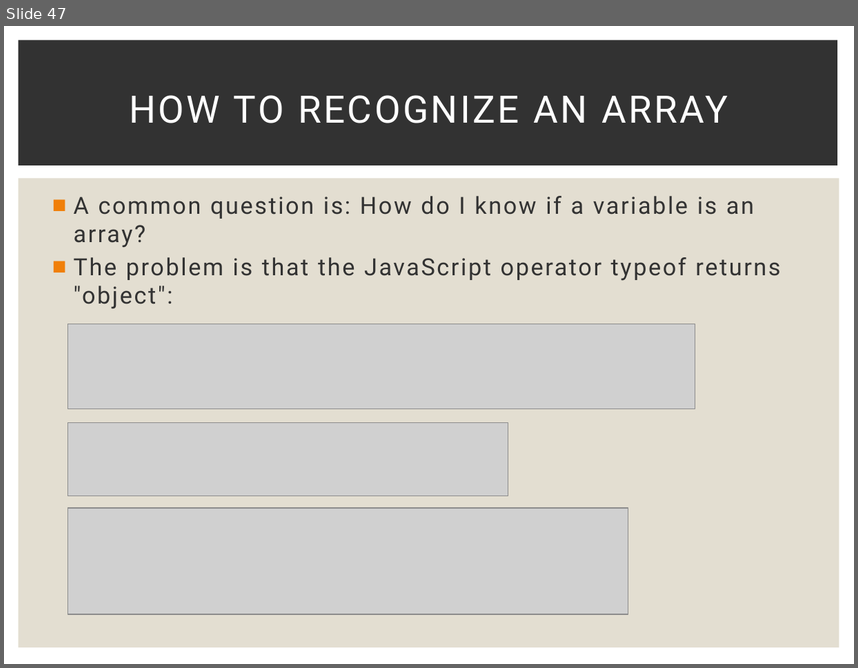
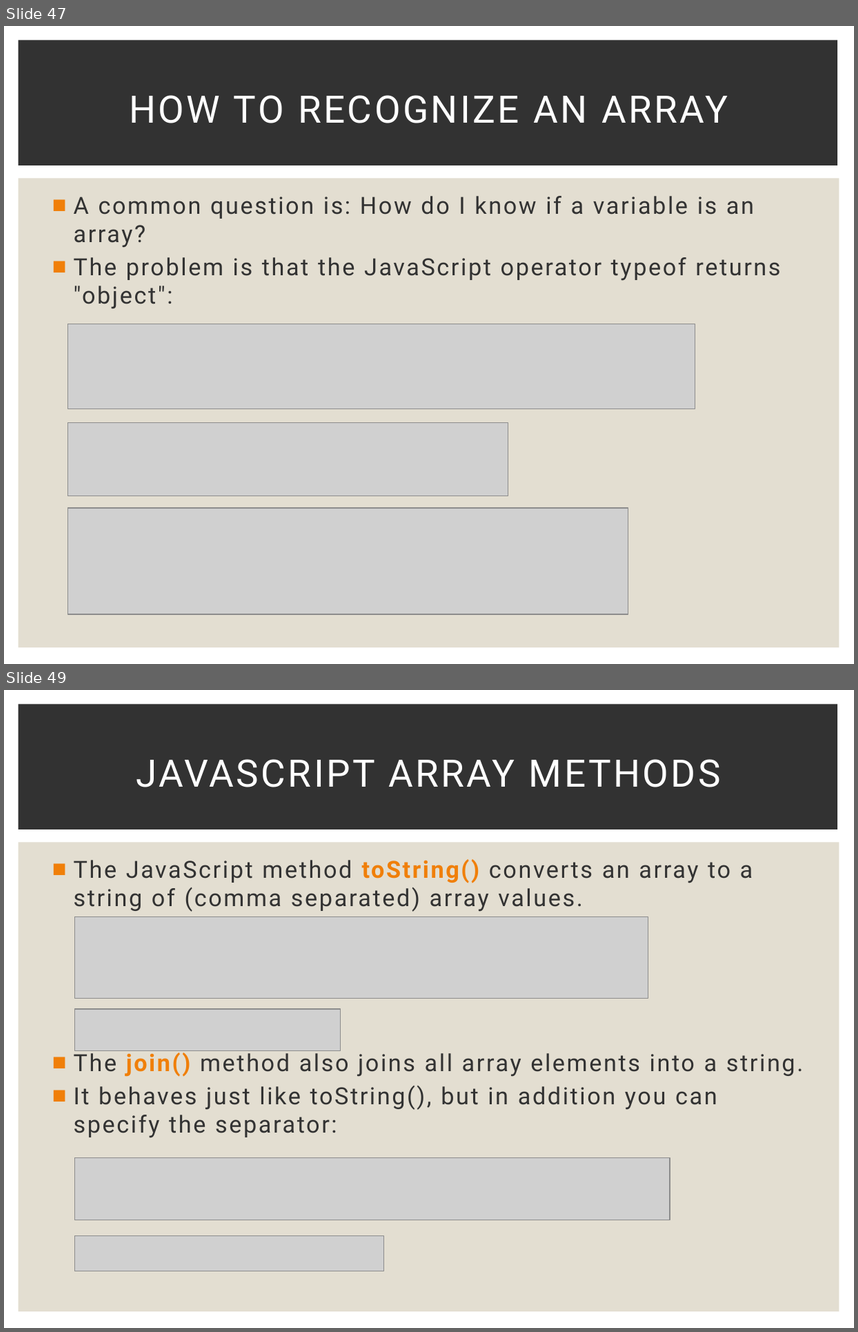
Before and after one commit to Karamihova/Fundamentals-JS, a slide deck: Programming Prep.pptx. Shown one above the other, each under a label of ours: slide 47 before the commit, slides 47 and 49 after it; the slides between them are not shown. The pictures are 858x668 and 858x1332 pixels, drawn with LibreOffice and Linux fonts; fonts in the diff are those of the drawing; grey boxes stand for pictures. Boxes give left, top, right and bottom in pixels: in the first picture for what was removed or moved away, otherwise in the second. Text is boxed around its words. In the diff, an @@ line names an element or a change of style, - is before the commit and + after.

Commit message:
Exercise Arrays

```diff
--- a/Programming Prep.pptx
+++ b/Programming Prep.pptx
@@ slide 49 added at [4, 690, 854, 1328], background #FFFFFF; not listed: 2 template elements that a slide beside it also shows @@
@@ title added at [136, 759, 721, 787], 32 pt, text #FFFFFF @@
+JAVASCRIPT ARRAY METHODS
@@ text added at [74, 859, 803, 1138], 20 pt, text #323232 @@
+■ The JavaScript method toString() converts an array to a string of (comma separated) array values.
+■ The join() method also joins all array elements into a string.
+■ It behaves just like toString(), but in addition you can specify the separator:
@@ picture added at [74, 917, 648, 998] @@
@@ picture added at [74, 1009, 340, 1050] @@
@@ picture added at [74, 1158, 670, 1220] @@
@@ picture added at [74, 1236, 384, 1272] @@
```
Also in this commit, not shown: 10 other slides added, 9 other files.
